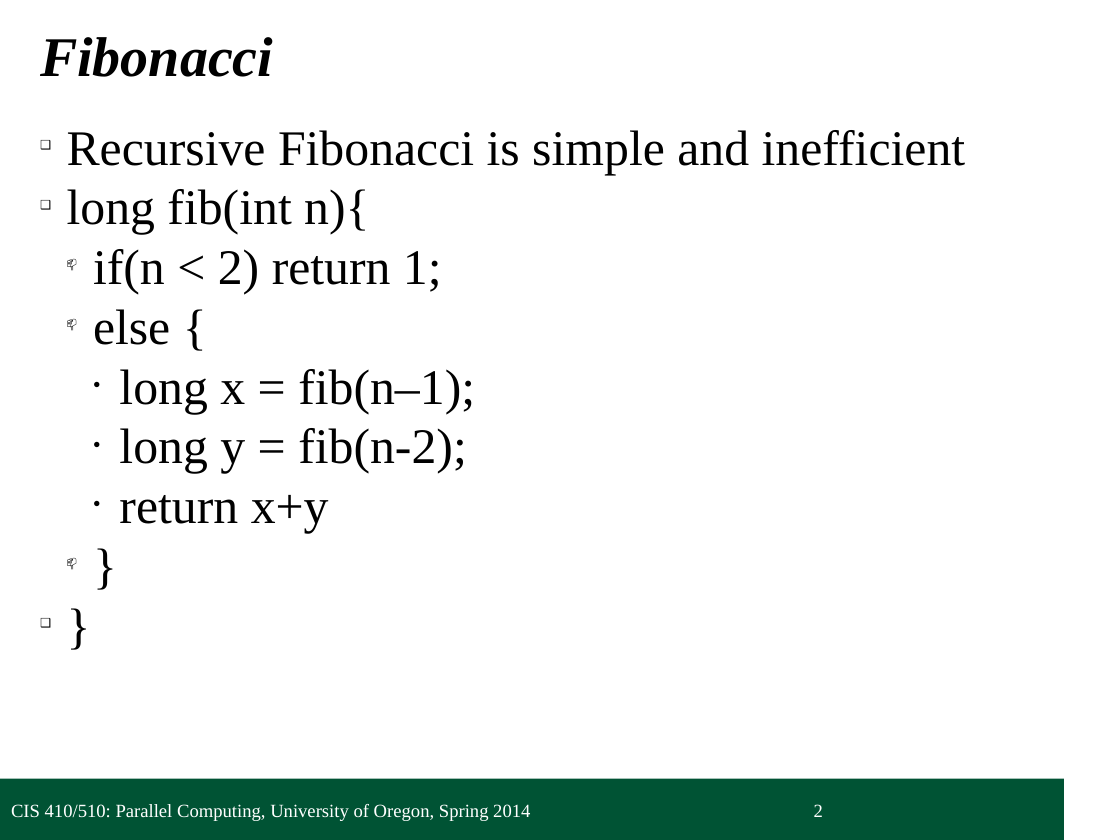
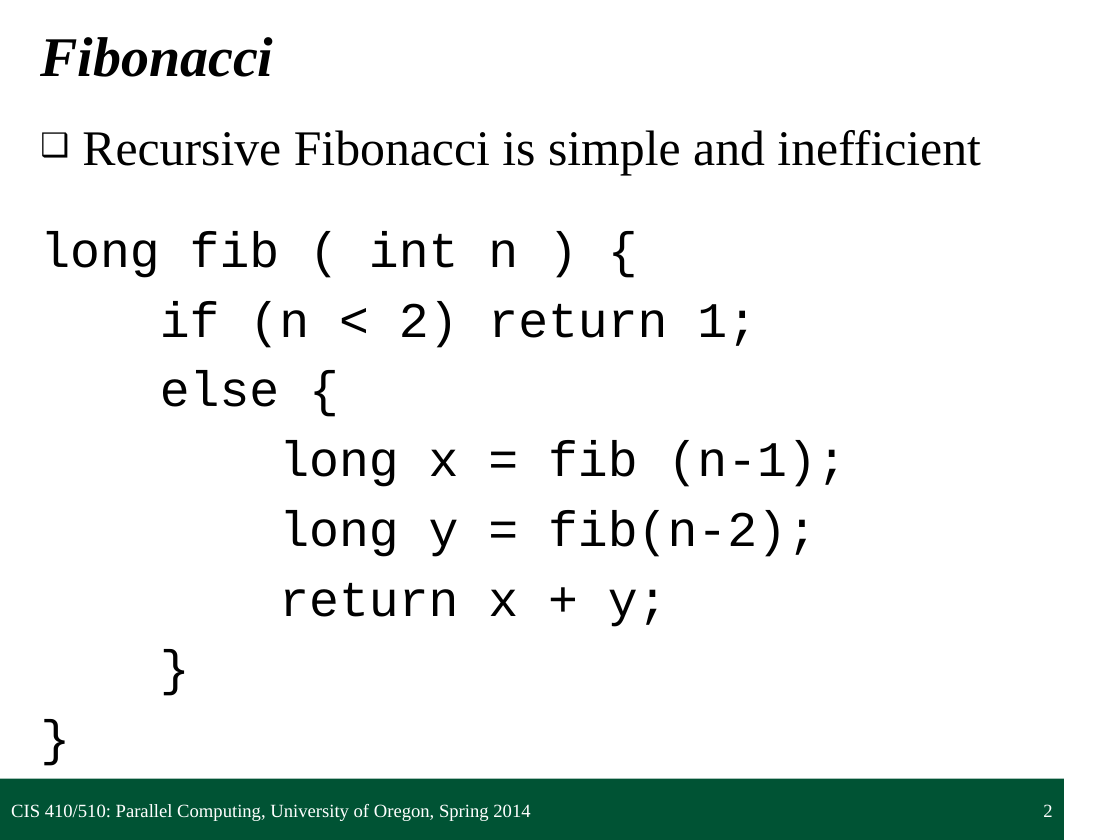
Before and after one commit to UOregonParallel/CourseMaterials, a slide deck: slide 2 of lecture_content/classSlides/5_forkjoinPattern/forkjoinPattern.pptx. Drawn at 1120x840 pixels with LibreOffice and Linux fonts; fonts in the diff are those of the drawing; background and template pictures are left out. Boxes give left, top, right and bottom in pixels: in the first picture for what was removed or moved away, otherwise in the second. Text is boxed around its words. In the diff, an @@ line names an element or a change of style, - is before the commit and + after.

Commit message:
Edited forkjoinPattern.pptx with correct formatting.

```diff
--- a/lecture_content/classSlides/5_forkjoinPattern/forkjoinPattern.pptx
+++ b/lecture_content/classSlides/5_forkjoinPattern/forkjoinPattern.pptx
@@ text at box(82, 130, 981, 557): font Times New Roman to Courier New in "else {", "long y = fib(n-2);", "}", "}"; indent changed; more space between paragraphs; bullet 📫 to none; list level 2 to 1 in "else {"; bullet ● to none; list level 3 to 1 in "long y = fib(n-2);"; list level 2 to 1 in "}"; bullet ❑ to none @@
@@ text at box(40, 231, 757, 348): text changed; font Times New Roman to Courier New @@
-❑ long fib(int n){
-  📫 if(n < 2) return 1;
+long fib ( int n ) {
+if (n < 2) return 1;
@@ text at box(279, 440, 847, 487): text changed; font Times New Roman to Courier New @@
-    ● long x = fib(n–1);
+long x = fib (n-1);
@@ text at box(279, 583, 668, 627): text changed; font Times New Roman to Courier New @@
-    ● return x+y
+return x + y;
@@ page number at box(1043, 804, 1052, 817): alignment left to right @@
```
Also in this commit, not shown: 12 other slides changed, 1 slide removed, 5 other files.
